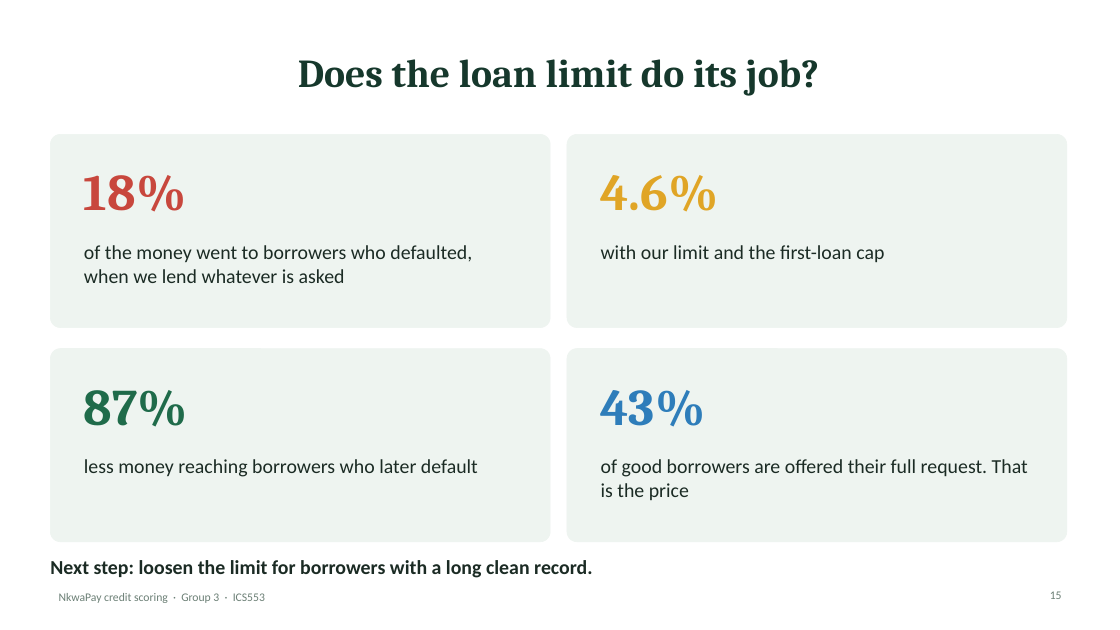
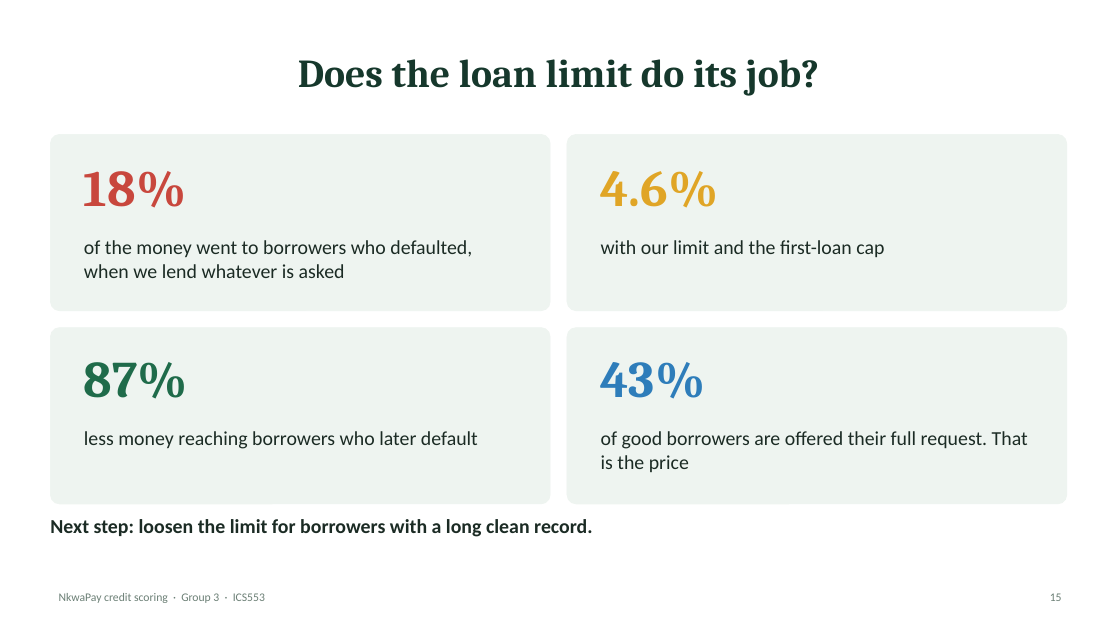
Before and after one commit to ASU-MICS-2028/mle-group-3-prosit-2, a slide deck: slide 15 of slides/NkwaPay_Debrief_Simple.pptx. Drawn at 1120x630 pixels with LibreOffice and Linux fonts; fonts in the diff are those of the drawing. Boxes give left, top, right and bottom in pixels: in the first picture for what was removed or moved away, otherwise in the second. Text is boxed around its words. In the diff, an @@ line names an element or a change of style, - is before the commit and + after.

```diff
--- a/slides/NkwaPay_Debrief_Simple.pptx
+++ b/slides/NkwaPay_Debrief_Simple.pptx
@@ rounded rectangle: place and size @@
-rounded rectangle at [50, 134, 550, 328]
+rounded rectangle at [50, 134, 550, 311]
@@ rounded rectangle: place and size @@
-rounded rectangle at [567, 134, 1067, 328]
+rounded rectangle at [567, 134, 1067, 311]
@@ 4 texts: place and size @@
-4 texts at [84, 175, 884, 283]
+4 texts at [84, 171, 884, 278]
@@ rounded rectangle: place and size @@
-rounded rectangle at [50, 349, 550, 542]
+rounded rectangle at [50, 328, 550, 504]
@@ rounded rectangle: place and size @@
-rounded rectangle at [567, 349, 1067, 542]
+rounded rectangle at [567, 328, 1067, 504]
@@ 4 texts: place and size @@
-4 texts at [84, 390, 1028, 500]
+4 texts at [84, 362, 1028, 472]
@@ text "Next step: loosen the limit ...": place and size @@
-text "Next step: loosen the limit ..." at [50, 560, 593, 578]
+text "Next step: loosen the limit ..." at [50, 519, 593, 537]
```
Also in this commit, not shown: 23 other slides changed.
